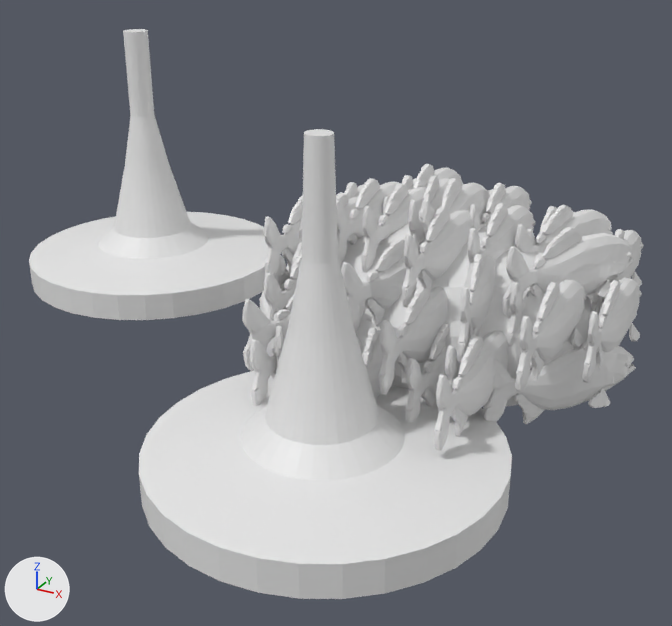
The OBJ model assets/tokens/generated/swarm_of_quippers/swarm_of_quippers.obj, before and after one commit.
The view is the same before and after, from a 50 mm camera at (1.07, -1.89, 1.44) aimed at (-0.24, 0.5, 0.25). Arrows for +X, +Y and +Z are at lower left; the lights stay in place. The older version comes first. Where no turn or scale is listed for an object, it has been applied to the vertices.

The first picture shows 'Swarm_of_Quippers_for_Shapeways', 'medium_creature_flying_marker'.
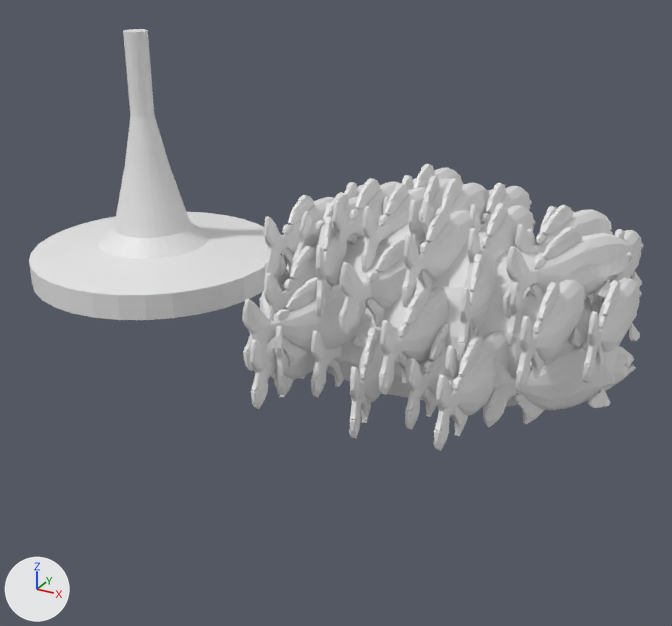
The change in detail:
Object 'medium_creature_flying_marker' (ob_medium_creature_flying_marker) is deleted.

Where the change shows, as pixel boxes (x1, y1, x2, y2) in the pictures (672 x 626 px):
'medium_creature_flying_marker', deleted: before (139, 129, 512, 599)
